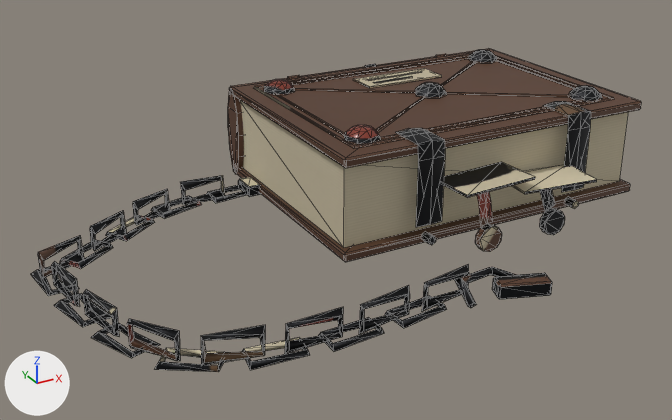
Two versions of the glTF model Assets/Models/ArtBible/Items/Late/BankersLedger/glTF/BankersLedger.gltf, one commit apart.
Before and after are seen from a camera (50 mm lens) standing at (-0.466, -0.672, 0.327) and looking at (-0.128, -0.056, 0.02). Every picture has the same lights, and +X, +Y and +Z are marked at lower left. The first picture is the older version. Mesh edges are drawn as thin lines. Vertices at exactly the same position are counted once.

In view in the first picture: 'BankersLedger'.
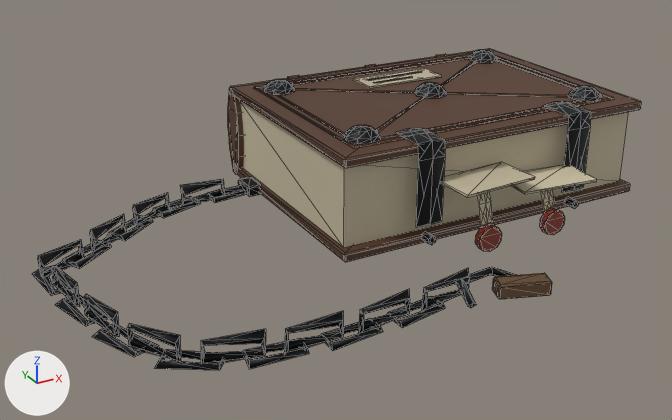
Changed parts and their boxes [x1, y1, x2, y2] in the pictures (672 x 420 px; the box of a moved part takes in the faces that stretch with it):
'BankersLedger', reshaped, surface changed: before [31, 48, 641, 372]; after [32, 48, 641, 370]
part 1 of me_bankersledger, moved or reshaped: before [31, 175, 469, 372]; after [32, 179, 469, 370]
part 2 of me_bankersledger, surface changed: [32, 64, 597, 370] in both

What the commit changed:
me_bankersledger is used by ob_bankersledger; location (0.0, 0.0, 0.0).
me_bankersledger had 773 vertices, 1434 faces and spanned x -0.367..0.15, y -0.23..0.123, z -0.002..0.095.
me_bankersledger now has 773 vertices, 1434 faces and spans x -0.366..0.15, y -0.23..0.123, z -0.002..0.095.
me_bankersledger part 1: 229 of 773 vertices moved; they spanned x -0.367..-0.096, y -0.219..0.073, z -0.001..0.024 and now span x -0.366..-0.096, y -0.217..0.072, z -0.002..0.021; mean shift (0.0, 0.0, -0.001); largest move (-0.263, -0.2, 0.015) -> (-0.262, -0.201, 0.01).
me_bankersledger part 2: texture (UV) coordinates of 1292 of 1434 faces, centred in x -0.364..0.15, y -0.23..0.121, z -0.001..0.095, changed; they spanned u 0.0..1.0, v 0.0..0.99 and now span u 0.0..0.99, v 0.0..1.0.
